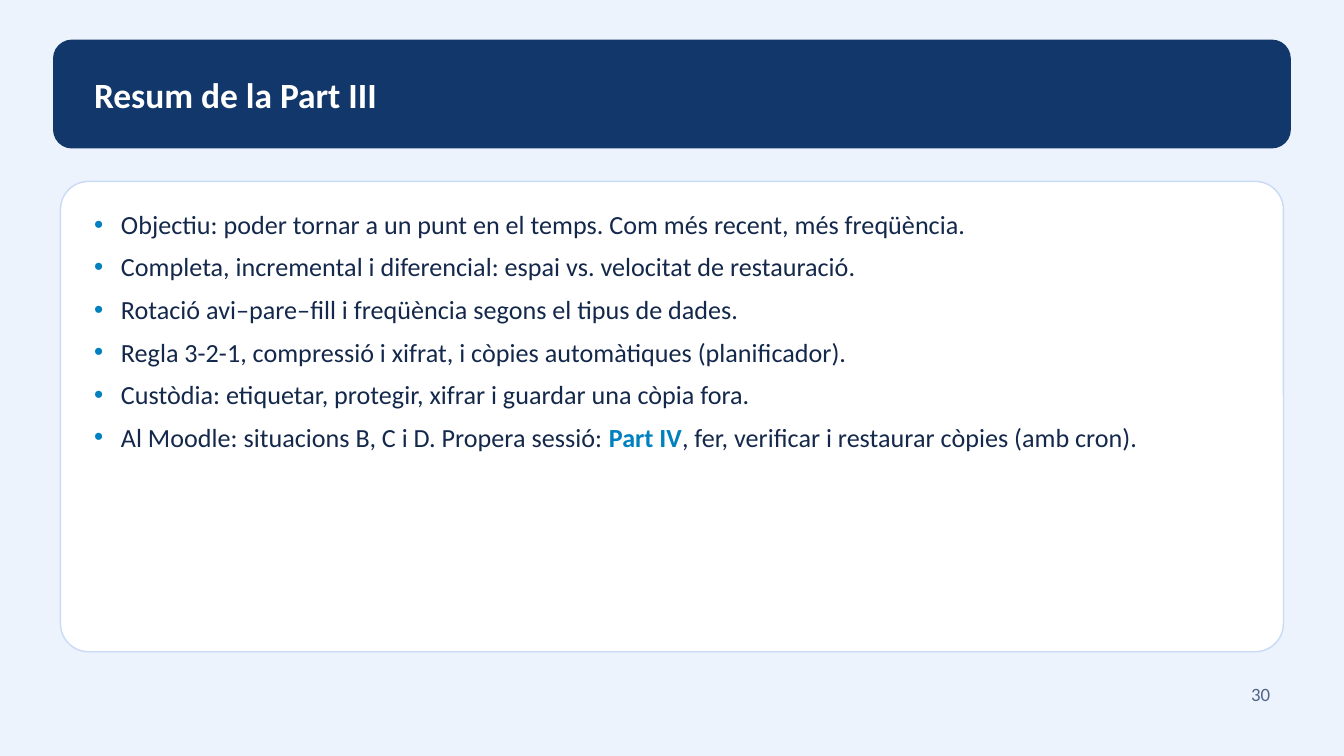
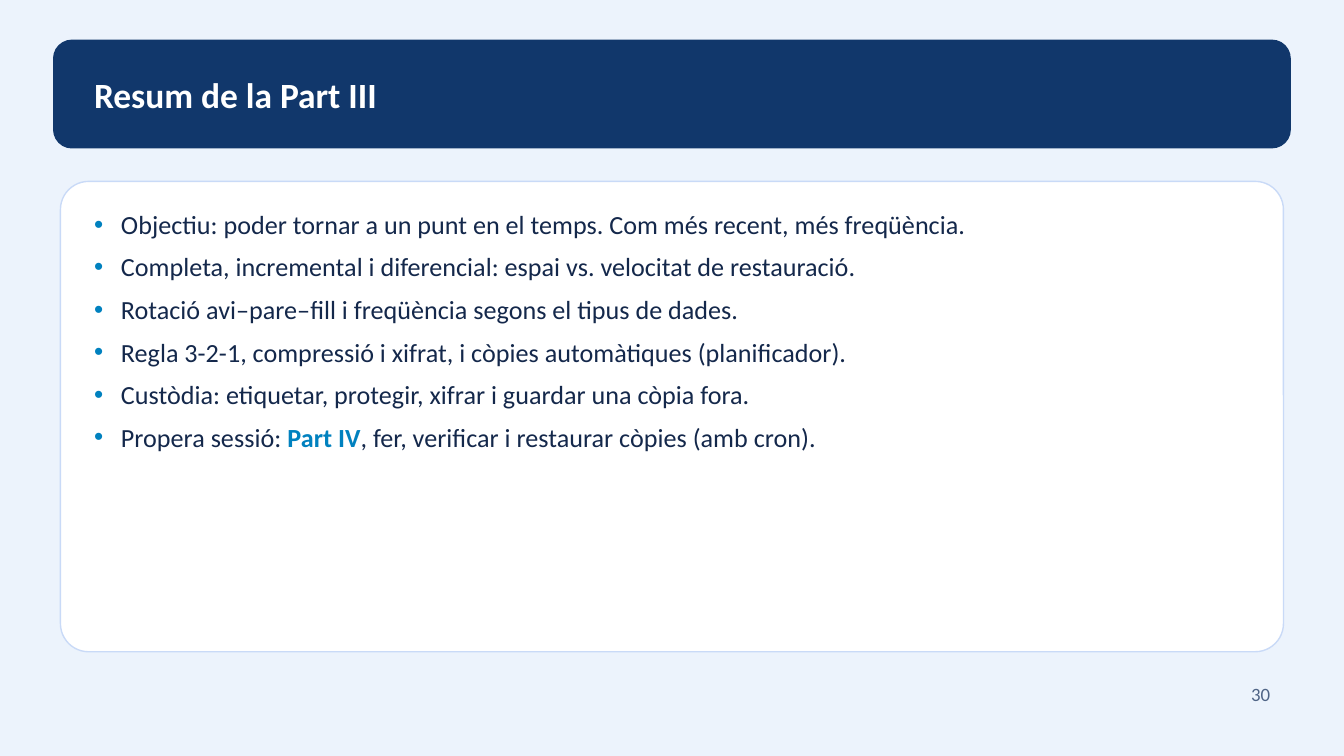
Before and after one commit to ejgutierrez74/smx-seguretat-informatica, a slide deck: slide 30 of materials-ra2/part-iii.pptx. Drawn at 1344x756 pixels with LibreOffice and Linux fonts; fonts in the diff are those of the drawing. Boxes give left, top, right and bottom in pixels: in the first picture for what was removed or moved away, otherwise in the second. Text is boxed around its words. In the diff, an @@ line names an element or a change of style, - is before the commit and + after.

```diff
--- a/materials-ra2/part-iii.pptx
+++ b/materials-ra2/part-iii.pptx
@@ text at (x1=121, y1=428, x2=816, y2=452): text changed @@
-• Al Moodle: situacions B, C i D. Propera sessió: Part IV, fer, verificar i restaurar còpies (amb cron).
+• Propera sessió: Part IV, fer, verificar i restaurar còpies (amb cron).
```
Also in this commit, not shown: 1 other slide changed, 8 other files.
